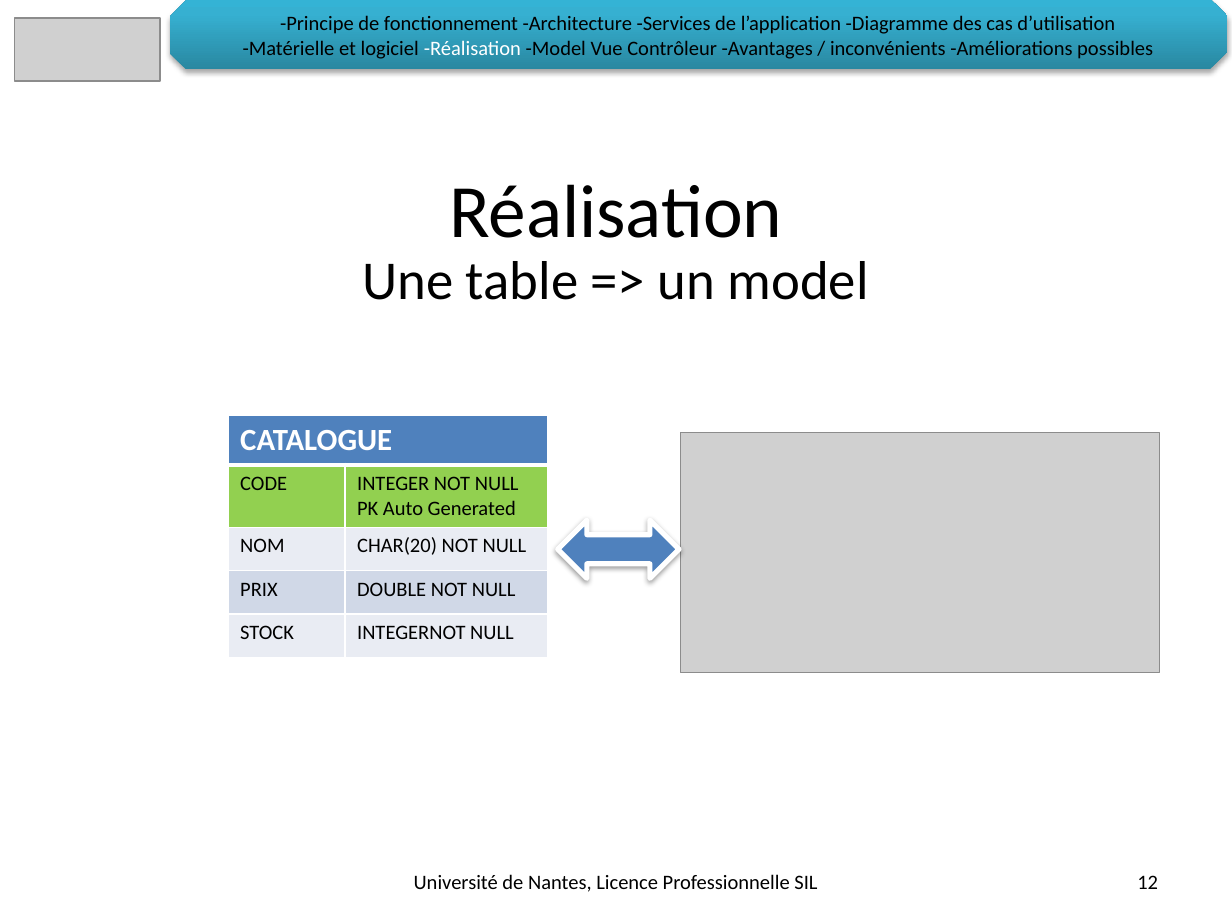
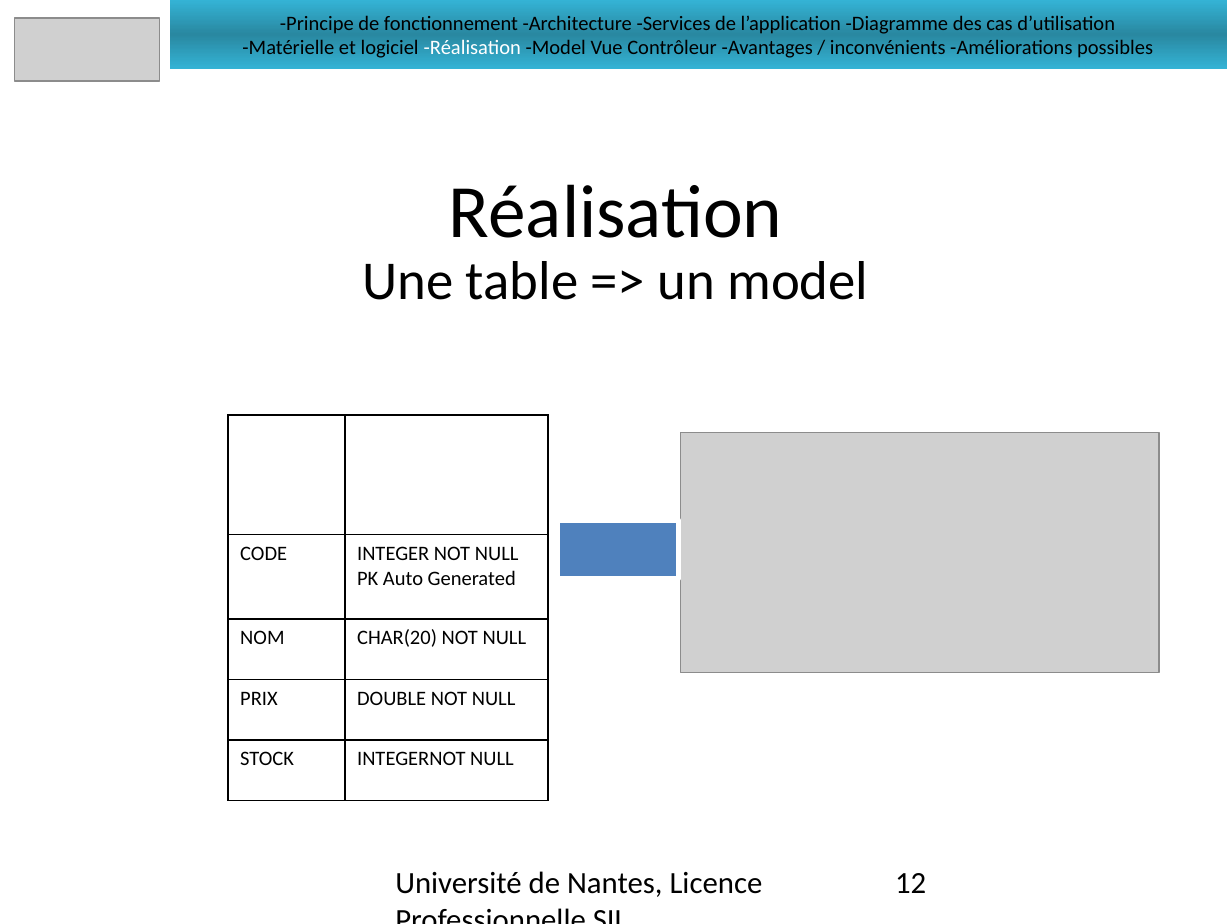
Before and after one commit to LeonardoALARCON/progr3, a slide deck: slide 12 of Documentation/DiapoProg3/PresentationProg3.pptx. Drawn at 1232x924 pixels with LibreOffice and Linux fonts; fonts in the diff are those of the drawing; grey boxes stand for pictures; background and template pictures are left out. Boxes give left, top, right and bottom in pixels: in the first picture for what was removed or moved away, otherwise in the second. Text is boxed around its words. In the diff, an @@ line names an element or a change of style, - is before the commit and + after.

```diff
--- a/Documentation/DiapoProg3/PresentationProg3.pptx
+++ b/Documentation/DiapoProg3/PresentationProg3.pptx
@@ rectangle "-Principe de fonctionnement -Architecture -Services ..." at (x1=170, y1=0, x2=1227, y2=69): snip diag rect to rectangle; fill gradient #2A88A2 to #37B1D2 to #34B4D6 to gradient #34B3D5 to #2988A1; shadow off @@
@@ text "Une table => un model" at (x1=362, y1=261, x2=868, y2=300): less space between paragraphs @@
@@ table at (x1=228, y1=415, x2=548, y2=769) @@
@@ fill #4F81BD to none in row 1, column 1 @@
@@ fill #92D050 to none in row 2 @@
@@ fill #E9EDF4 to none in 4 cells @@
@@ fill #D0D8E8 to none in row 4 @@
@@ borders changed @@
@@ rectangle at (x1=558, y1=520, x2=679, y2=578): left right arrow to rectangle; shadow off @@
@@ text "Université de Nantes, Licence Professionnelle ..." at (x1=395, y1=871, x2=763, y2=897): size 12 to 18 pt; alignment centre to left; vertical alignment middle to top @@
@@ page number at (x1=895, y1=873, x2=926, y2=893): size 12 to 18 pt; alignment right to left; vertical alignment middle to top @@
```
Also in this commit, not shown: 19 other slides changed, 9 other files.
